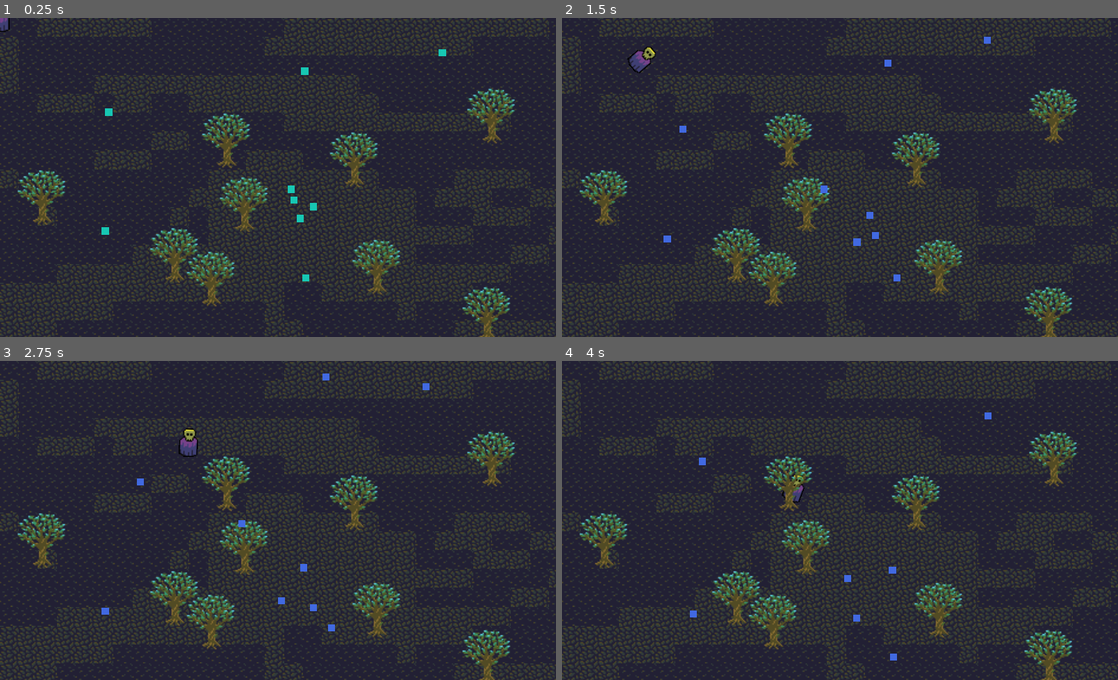
Above: before the commit, frames 1-4 (two rows, left to right).
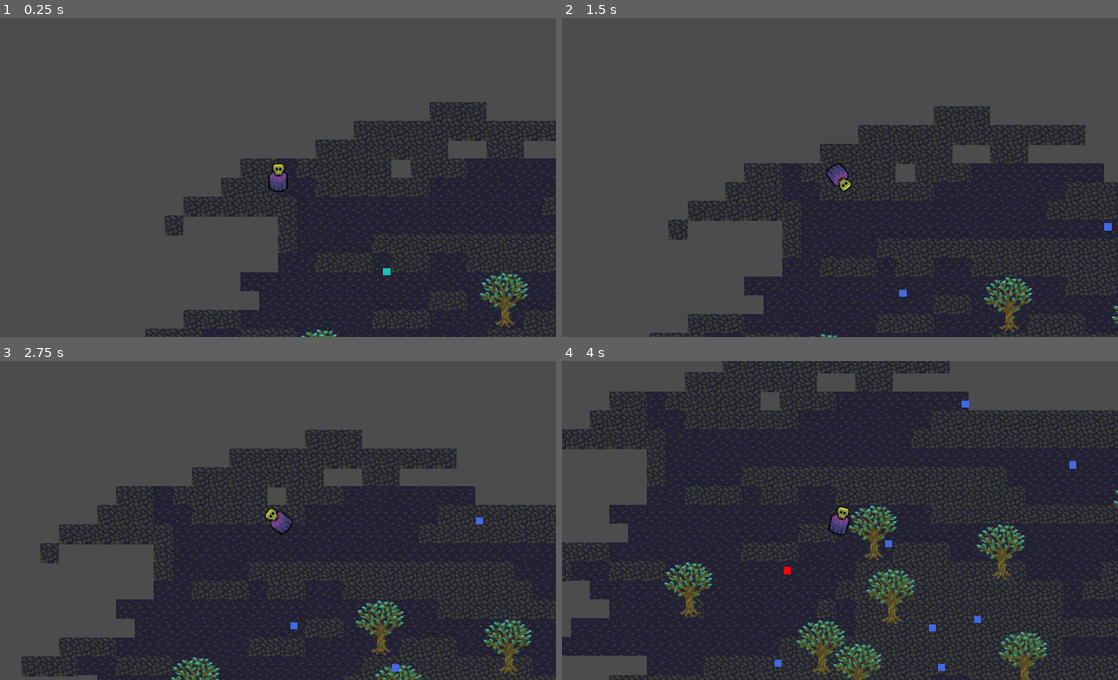
Above: after the commit, the same moments.

Repository: Tinsuit/GrimHarvester
Game: Godot game, scene res://Forest.tscn
Two runs of this game, one before a commit and one after it. Both use one fixed random seed, a clock stepped at 60 frames per second and the inputs below.
Inputs (mouse positions are in pixels of both pictures, inside the frame that each line leads up to):
- Up to frame 1 (0.25 s): no input
- Up to frame 2 (1.5 s): move the mouse to (962, 161) at 0.52 s; click (962, 161) at 0.67 s; drag from (728, 193) to (890, 276) at 1.27 s
- Up to frame 3 (2.75 s): move the mouse to (333, 450) at 2.02 s; click (333, 450) at 2.17 s
- Up to frame 4 (4 s): drag from (812, 584) to (895, 628) at 2.77 s; move the mouse to (1006, 568) at 3.52 s; click (1006, 568) at 3.67 s

The runs differ from the first frame. In frame 1, 72% of the frame differs, in the area x 0-100%, y 0-100%; in frame 2, 68%; in frame 3, 61%; in frame 4, 38%.

Commit message:
Camera follows

Diff:
--- a/project/Forest.tscn
+++ b/project/Forest.tscn
@@ -61,12 +61,11 @@
 [node name="CollisionShape2D" type="CollisionShape2D" parent="PlayerGrim"]
 shape = SubResource( 4 )
 
-[node name="DoubleTap" type="Timer" parent="PlayerGrim"]
-wait_time = 0.75
-one_shot = true
-
 [node name="Sprite" type="Sprite" parent="PlayerGrim"]
 texture = ExtResource( 7 )
+
+[node name="Camera2D" type="Camera2D" parent="PlayerGrim"]
+current = true
 
 [node name="Trees" type="Node2D" parent="."]
 
--- a/project/scripts/PlayerGrim.gd
+++ b/project/scripts/PlayerGrim.gd
@@ -4,12 +4,10 @@
 export var speed:int = 50
 var target
 var running = false
-onready var timer = $DoubleTap
 
 # Called when the node enters the scene tree for the first time.
 func _ready():
-	timer.stop()
-
+	pass
 
 # Called every frame. 'delta' is the elapsed time since the previous frame.
 func _physics_process(delta):
@@ -21,18 +19,12 @@
 
 func _unhandled_input(event):
 	if event is InputEventScreenDrag:
-		look_at(event.position)
-		target = event.position
-		timer.stop()
+		target = (global_position - (get_viewport_rect().size / 2)) + event.position
+		look_at(target)
 	elif event is InputEventScreenTouch:
-		target = event.position
+		target = (global_position - (get_viewport_rect().size / 2)) + event.position
 		look_at(target)
-		print(timer.time_left)
-		if timer.time_left > 0:
-			running = true
-		else:
-			running = false
-			timer.start()
+		running = true
 
 func reset():
 	target = null
